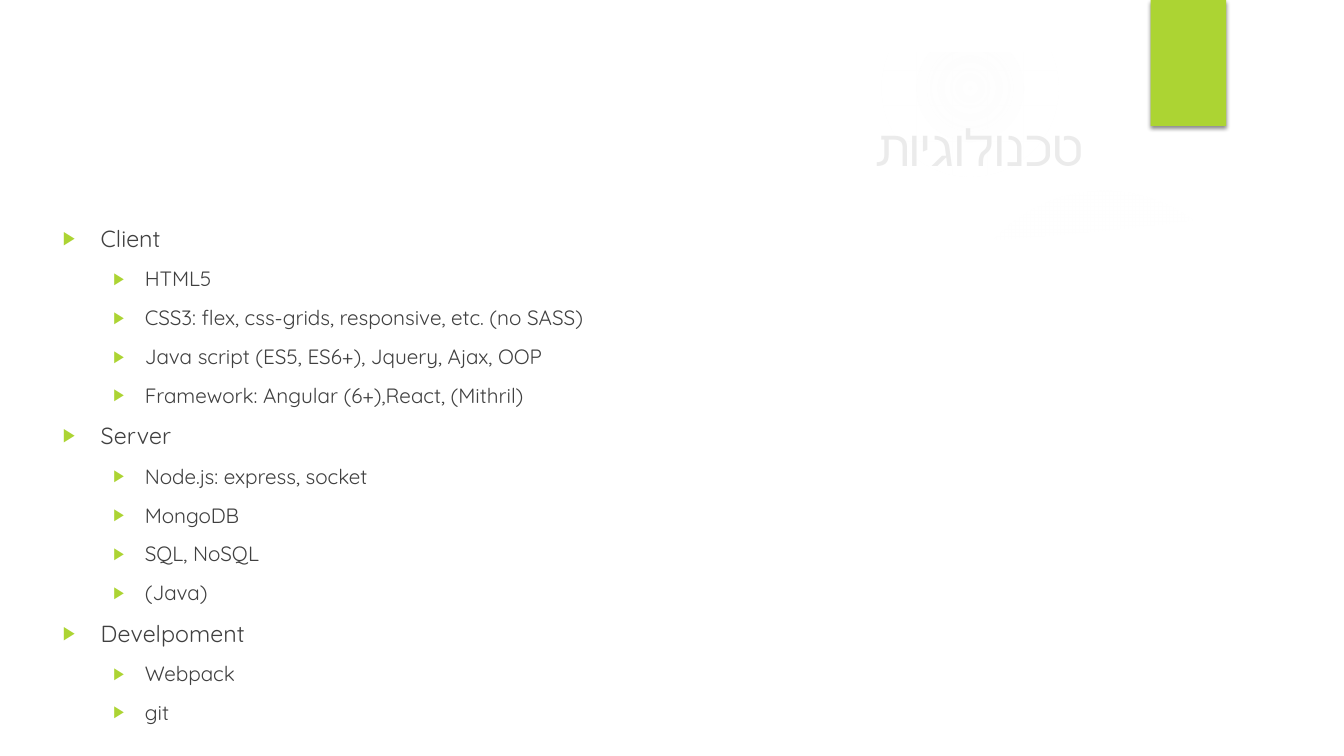
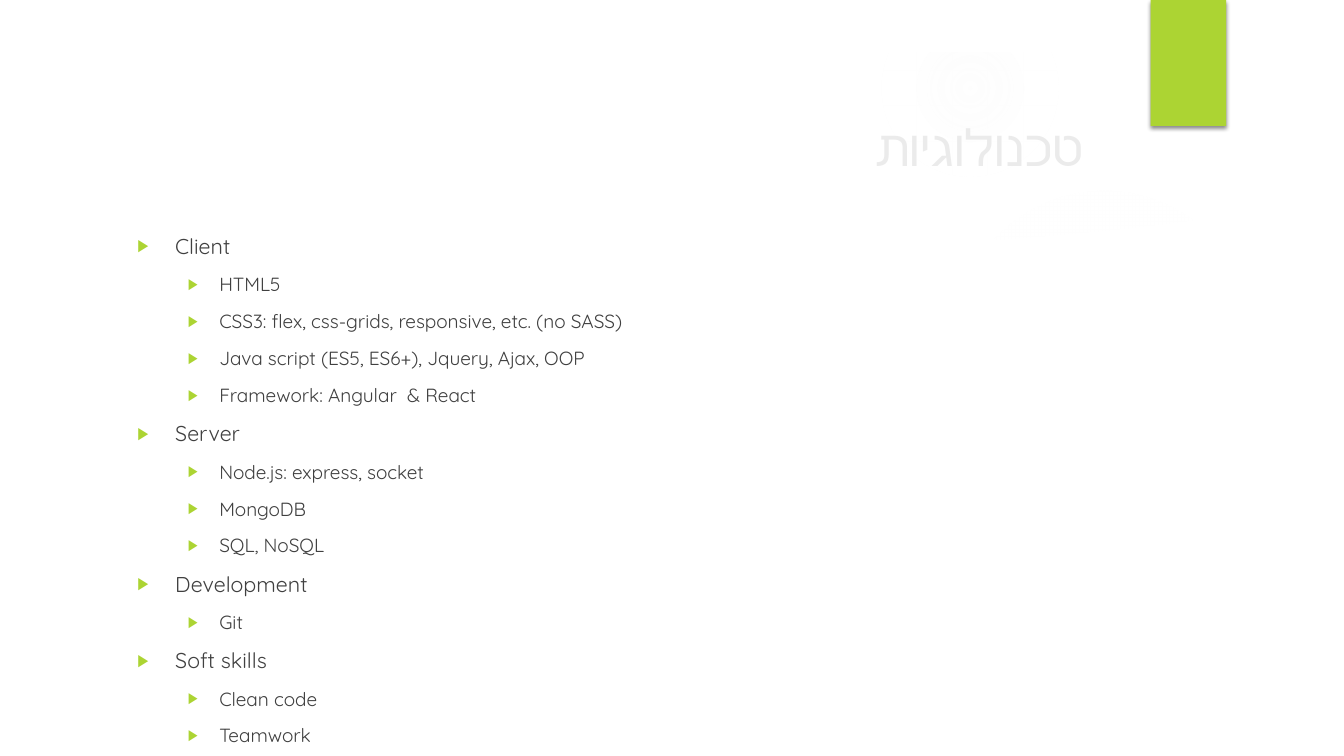
Before and after one commit to talyaron/full-stack, a slide deck: slide 7 of intro/Full stack-short intro.pptx. Drawn at 1344x756 pixels with LibreOffice and Linux fonts; fonts in the diff are those of the drawing; background and template pictures are left out. Boxes give left, top, right and bottom in pixels: in the first picture for what was removed or moved away, otherwise in the second. Text is boxed around its words. In the diff, an @@ line names an element or a change of style, - is before the commit and + after.

```diff
--- a/intro/Full stack-short intro.pptx
+++ b/intro/Full stack-short intro.pptx
@@ text "Client": place and size @@
-text "Client" at [101,230,583,724]
+text "Client" at [175,238,622,706]
@@ text at [175,238,622,556]: size 16.6 to 15.3 pt in "Client", "Server"; size 14.8 to 13.6 pt in "HTML5", "CSS3: flex, css-grids, responsive, etc. (no SASS)", "Java script (ES5, ES6+), Jquery, Ajax, OOP", "Node.js: express, socket" and 2 more places @@
@@ text at [219,388,476,406]: text changed; size 14.8 to 13.6 pt @@
-  ▶ Framework: Angular (6+),React, (Mithril)
+  ▶ Framework: Angular & React
@@ text at [175,576,317,706]: text changed; size 14.8 to 13.6 pt @@
-  ▶ (Java)
-▶ Develpoment
-  ▶ Webpack
-  ▶ git
+▶ Development
+  ▶ Git
+▶ Soft skills
+  ▶ Clean code
+  ▶ Teamwork
+  ▶ Architecture
```
Also in this commit, not shown: 5 other slides changed, 1 slide added, 2 other files.
